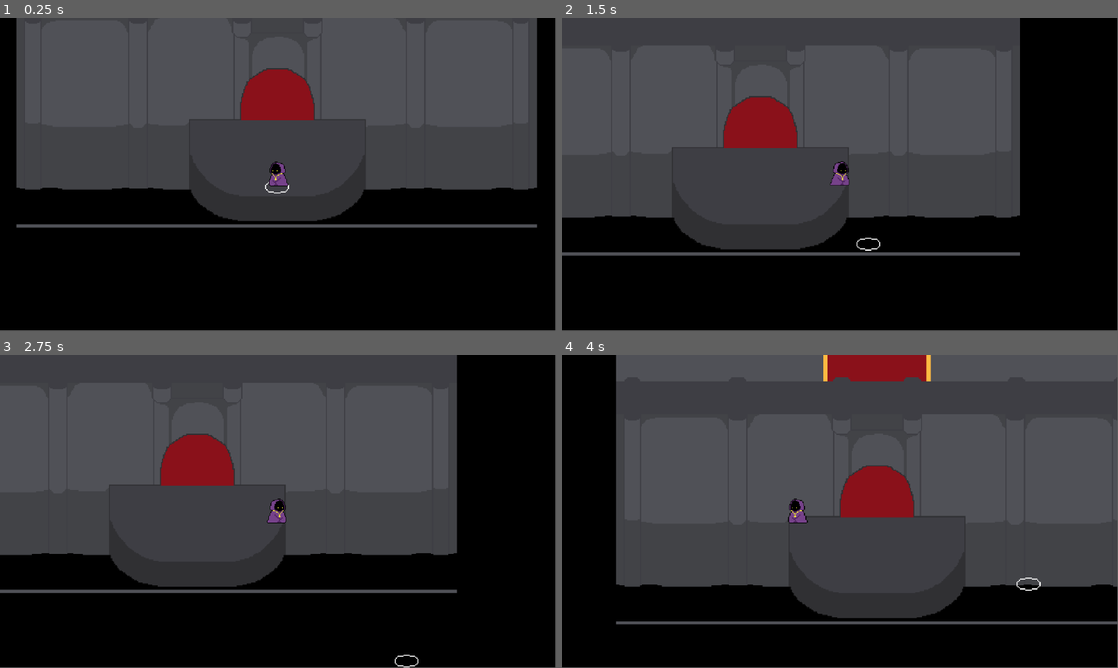
Above: before the commit, frames 1-4 (two rows, left to right).
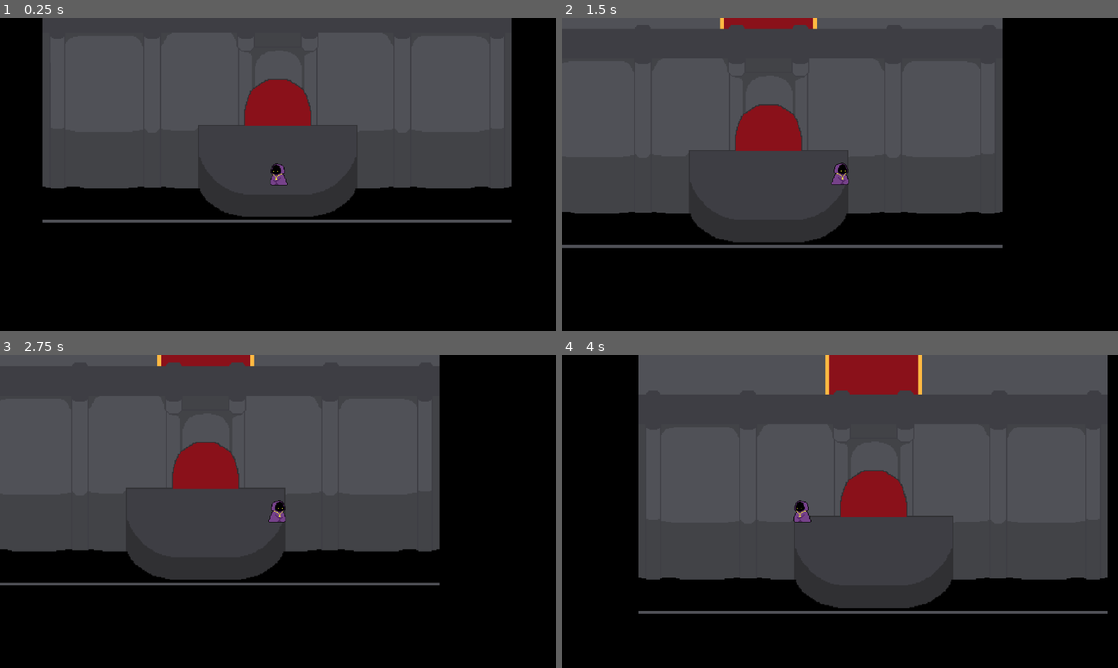
Above: after the commit, the same moments.

Repository: FavourAdekola/The-MathMagician
Game: Godot game, scene res://Scenes/starting_level.tscn
Same seed, same stepped clock (60 frames per second), same inputs: the game is played once before the commit and once after it. The project has no main scene, so this scene is started directly.
Inputs:
- Up to frame 1 (0.25 s): no input
- Up to frame 2 (1.5 s): tap Enter at 0.5 s; hold D (move_right) 0.53-1.28 s; tap Space (dash) at 0.6, 1.35 s; hold S (move_down) from 1.28 s (still down)
- Up to frame 3 (2.75 s): release S (move_down) at 2.03 s; hold D (move_right) from 2.03 s (still down); tap Space (dash) at 2.1 s
- Up to frame 4 (4 s): release D (move_right) at 2.78 s; hold W (move_up) 2.78-3.53 s; tap Space (dash) at 2.85, 3.6 s; hold A (move_left) from 3.53 s (still down)
In our replay, the window is 799x449 before the commit and 800x450 after it. These sizes can differ from the game's own. Grey fills any space a smaller window leaves; there, only what the larger window draws over its background counts as a difference.

The runs differ from the first frame. In frame 1, 9.1% of the frame differs, in the area x 2-97%, y 0-68%; in frame 2, 6.6%; in frame 3, 6.5%; in frame 4, 9.7%, in the area x 9-100%, y 0-86%.

Commit message:
FIX UI and Player

Diff:
--- a/Scenes/library_level.tscn
+++ b/Scenes/library_level.tscn
@@ -76,6 +76,13 @@
 sources/0 = SubResource("TileSetAtlasSource_qhfdr")
 sources/2 = SubResource("TileSetAtlasSource_e7d7c")
 
+[sub_resource type="Gradient" id="Gradient_k7pbl"]
+offsets = PackedFloat32Array(0, 0.153846)
+colors = PackedColorArray(1, 0.666667, 0, 1, 1, 1, 1, 0)
+
+[sub_resource type="GradientTexture1D" id="GradientTexture1D_1wht2"]
+gradient = SubResource("Gradient_k7pbl")
+
 [sub_resource type="RectangleShape2D" id="RectangleShape2D_dw2ta"]
 size = Vector2(24, 28)
 
@@ -114,7 +121,7 @@
 cell_quadrant_size = 32
 format = 2
 layer_0/y_sort_enabled = true
-layer_0/tile_data = PackedInt32Array(0, 65538, 1, 1, 65538,  …(5441 unchanged characters)…  3, 393236, 65538, 3, 458772, 65538, 3, 524308, 65538, 3, 589844, 65538, 3, 655380, 65538, 3, 720916, 65538, 3, 786452, 65538, 3, 8519 …(242 unchanged characters)…
+layer_0/tile_data = PackedInt32Array(0, 65538, 1, 1, 65538,  …(5441 unchanged characters)…  3, 393236, 65538, 3, 458772, 65538, 3, 720916, 65538, 3, 786452, 65538, 3, 8519 …(242 unchanged characters)…
 
 [node name="Decoration" type="TileMap" parent="."]
 y_sort_enabled = true
@@ -134,6 +141,13 @@
 layer_0/y_sort_enabled = true
 layer_0/tile_data = PackedInt32Array(262161, 131074, 0, 327697, 131074, 0, 393233, 131074, 0, 393235, 131074, 0, 327699 …(405 unchanged characters)…
 
+[node name="Light" type="Polygon2D" parent="."]
+position = Vector2(639, 32)
+rotation = 3.14159
+scale = Vector2(1, -1)
+texture = SubResource("GradientTexture1D_1wht2")
+polygon = PackedVector2Array(0, 224, 0, 319.333, 33.3333, 322, 32.6667, 222)
+
 [node name="Book" type="Area2D" parent="."]
 position = Vector2(30, 390)
 
@@ -178,4 +192,10 @@
 scale = Vector2(0.75, 0.75)
 direction = Vector2(0, 1)
 
+[node name="Polygon2D" type="Polygon2D" parent="."]
+position = Vector2(0, -1)
+color = Color(0.243137, 0.243137, 0.266667, 1)
+polygon = PackedVector2Array(640, 257, 672, 257, 672, 353, 640, 353)
+
+[connection signal="body_entered" from="Book" to="." method="_on_book_body_entered"]
 [connection signal="body_entered" from="Areas/Trigger_Destructibles" to="." method="_on_trigger_destructibles_body_entered"]
--- a/Scenes/player.tscn
+++ b/Scenes/player.tscn
@@ -1,8 +1,11 @@
-[gd_scene load_steps=5 format=3 uid="uid://baw2nycjbf8fe"]
+[gd_scene load_steps=6 format=3 uid="uid://baw2nycjbf8fe"]
 
 [ext_resource type="Script" path="res://Scripts/player.gd" id="1_ydvmm"]
 [ext_resource type="Texture2D" uid="uid://dtquwfctumla2" path="res://Assets/Sprites/player.png" id="2_3ylkg"]
 [ext_resource type="Texture2D" uid="uid://bldt26r41i64r" path="res://Assets/Sprites/Book Icon.png" id="3_hm6qw"]
+
+[sub_resource type="RectangleShape2D" id="RectangleShape2D_m4xus"]
+size = Vector2(23, 28)
 
 [sub_resource type="CapsuleShape2D" id="CapsuleShape2D_tbilt"]
 radius = 9.0
@@ -10,6 +13,25 @@
 
 [node name="Player" type="CharacterBody2D"]
 script = ExtResource("1_ydvmm")
+
+[node name="CanvasLayer" type="CanvasLayer" parent="."]
+follow_viewport_enabled = true
+
+[node name="BookIcon" type="TextureRect" parent="CanvasLayer"]
+texture_filter = 1
+offset_left = 274.0
+offset_top = -181.0
+offset_right = 306.0
+offset_bottom = -149.0
+scale = Vector2(2, 2)
+texture = ExtResource("3_hm6qw")
+
+[node name="Area2D" type="Area2D" parent="CanvasLayer/BookIcon"]
+position = Vector2(16, 16)
+
+[node name="CollisionShape2D" type="CollisionShape2D" parent="CanvasLayer/BookIcon/Area2D"]
+position = Vector2(0.5, 0)
+shape = SubResource("RectangleShape2D_m4xus")
 
 [node name="Sprite2D" type="Sprite2D" parent="."]
 texture_filter = 1
@@ -37,13 +59,6 @@
 zoom = Vector2(1.5, 1.5)
 position_smoothing_enabled = true
 
-[node name="Sprite2D" type="Sprite2D" parent="Camera2D"]
-visible = false
-texture_filter = 1
-position = Vector2(340, -180)
-scale = Vector2(2, 2)
-texture = ExtResource("3_hm6qw")
-
 [node name="DashTimer" type="Timer" parent="."]
 wait_time = 0.5
 one_shot = true
--- a/Scenes/starting_level.tscn
+++ b/Scenes/starting_level.tscn
@@ -1,21 +1,28 @@
-[gd_scene load_steps=13 format=3 uid="uid://l0ivw6xefy5i"]
+[gd_scene load_steps=14 format=3 uid="uid://l0ivw6xefy5i"]
 
 [ext_resource type="Texture2D" uid="uid://dm6wp5qr0pj5f" path="res://Assets/Sprites/Castle Floor.png" id="1_7o7ja"]
 [ext_resource type="Texture2D" uid="uid://snlmwhfgpqqm" path="res://Assets/Sprites/Castle Floor Open.png" id="1_fhvnb"]
 [ext_resource type="Texture2D" uid="uid://dwmh2bohjoqhh" path="res://Assets/Sprites/Castle Wall.png" id="2_eenn1"]
-[ext_resource type="Script" path="res://Scripts/CharacterMarker.gd" id="3_eq5be"]
-[ext_resource type="Texture2D" uid="uid://lg55tqdqwjba" path="res://Assets/Sprites/Character Marker.png" id="4_ofixa"]
 [ext_resource type="PackedScene" uid="uid://baw2nycjbf8fe" path="res://Scenes/player.tscn" id="5_ibpnf"]
 
 [sub_resource type="RectangleShape2D" id="RectangleShape2D_r66nj"]
 size = Vector2(73.3333, 12.6667)
 
 [sub_resource type="RectangleShape2D" id="RectangleShape2D_th5sl"]
-size = Vector2(480.667, 20)
+size = Vector2(208, 20)
 
-[sub_resource type="CapsuleShape2D" id="CapsuleShape2D_pey2u"]
-radius = 1.0
-height = 23.0
+[sub_resource type="RectangleShape2D" id="RectangleShape2D_nk8tj"]
+size = Vector2(20, 98)
+
+[sub_resource type="RectangleShape2D" id="RectangleShape2D_nb54a"]
+size = Vector2(53.3333, 95.3334)
+
+[sub_resource type="Gradient" id="Gradient_jt37h"]
+offsets = PackedFloat32Array(0, 0.153846)
+colors = PackedColorArray(1, 0.666667, 0, 1, 1, 1, 1, 0)
+
+[sub_resource type="GradientTexture1D" id="GradientTexture1D_bolyn"]
+gradient = SubResource("Gradient_jt37h")
 
 [sub_resource type="Animation" id="Animation_pikps"]
 resource_name = "Door Opens"
@@ -75,42 +82,58 @@
 texture = ExtResource("2_eenn1")
 centered = false
 
-[node name="StaticBody2D" type="StaticBody2D" parent="Main Room"]
+[node name="Wall Colliders" type="StaticBody2D" parent="Main Room"]
 
-[node name="CollisionPolygon2D" type="CollisionPolygon2D" parent="Main Room/StaticBody2D"]
+[node name="CollisionPolygon2D" type="CollisionPolygon2D" parent="Main Room/Wall Colliders"]
 position = Vector2(0.666667, 0.666667)
 polygon = PackedVector2Array(206, 508, 206, 380, -1.33333, 380, -0.666667, 571.333, 158.667, 571.333, 203.333, 601.333, 277.333, 601.333, 277.333, 577.333, 201.333, 577.333, 160, 541.333, 160, 508)
 
-[node name="CollisionPolygon2D2" type="CollisionPolygon2D" parent="Main Room/StaticBody2D"]
+[node name="CollisionPolygon2D2" type="CollisionPolygon2D" parent="Main Room/Wall Colliders"]
 position = Vector2(480.667, 0.666667)
 scale = Vector2(-1, 1)
 polygon = PackedVector2Array(206, 508, 206, 380, -1.33333, 380, -0.666667, 571.333, 158.667, 571.333, 203.333, 601.333, 277.333, 601.333, 277.333, 577.333, 201.333, 577.333, 160, 541.333, 160, 508)
 
-[node name="Gate" type="CollisionShape2D" parent="Main Room/StaticBody2D"]
+[node name="Gate" type="CollisionShape2D" parent="Main Room/Wall Colliders"]
 position = Vector2(239.333, 121)
 shape = SubResource("RectangleShape2D_r66nj")
 
-[node name="Wall" type="CollisionShape2D" parent="Main Room/StaticBody2D"]
-position = Vector2(239.667, 117.333)
+[node name="Wall" type="CollisionShape2D" parent="Main Room/Wall Colliders"]
+position = Vector2(102.667, 117.333)
 shape = SubResource("RectangleShape2D_th5sl")
 
-[node name="CharacterMarker" type="CharacterBody2D" parent="."]
-texture_filter = 1
-position = Vector2(361, 838)
-scale = Vector2(1.5, 1.5)
-script = ExtResource("3_eq5be")
+[node name="Wall2" type="CollisionShape2D" parent="Main Room/Wall Colliders"]
+position = Vector2(378, 117.333)
+shape = SubResource("RectangleShape2D_th5sl")
 
-[node name="Sprite2D" type="Sprite2D" parent="CharacterMarker"]
-texture_filter = 1
-position = Vector2(-0.5, 6)
-texture = ExtResource("4_ofixa")
+[node name="CollisionShape2D" type="CollisionShape2D" parent="Main Room/Wall Colliders"]
+position = Vector2(483.333, 175)
+shape = SubResource("RectangleShape2D_nk8tj")
 
-[node name="CollisionShape2D" type="CollisionShape2D" parent="CharacterMarker"]
-visible = false
-position = Vector2(0, 11)
-rotation = 1.5708
-shape = SubResource("CapsuleShape2D_pey2u")
-disabled = true
+[node name="CollisionShape2D2" type="CollisionShape2D" parent="Main Room/Wall Colliders"]
+position = Vector2(-1.33331, 175)
+shape = SubResource("RectangleShape2D_nk8tj")
+
+[node name="CollisionShape2D3" type="CollisionShape2D" parent="Main Room/Wall Colliders"]
+position = Vector2(-1.33331, 368)
+shape = SubResource("RectangleShape2D_nk8tj")
+
+[node name="CollisionShape2D4" type="CollisionShape2D" parent="Main Room/Wall Colliders"]
+position = Vector2(482.667, 368)
+shape = SubResource("RectangleShape2D_nk8tj")
+
+[node name="CollisionShape2D5" type="CollisionShape2D" parent="Main Room/Wall Colliders"]
+position = Vector2(482.667, 271.333)
+shape = SubResource("RectangleShape2D_nk8tj")
+
+[node name="Entrance" type="Area2D" parent="Main Room"]
+
+[node name="CollisionShape2D" type="CollisionShape2D" parent="Main Room/Entrance"]
+position = Vector2(-26.6667, 271.667)
+shape = SubResource("RectangleShape2D_nb54a")
+
+[node name="Light" type="Polygon2D" parent="Main Room"]
+texture = SubResource("GradientTexture1D_bolyn")
+polygon = PackedVector2Array(0, 224, 0, 319.333, 33.3333, 322, 32.6667, 222)
 
 [node name="Player" parent="." instance=ExtResource("5_ibpnf")]
 position = Vector2(361, 838)
--- /dev/null
+++ b/Scripts/global_variables.gd
@@ -0,0 +1,7 @@
+extends Node
+
+var book_visible = false
+var addition = false
+var subtraction = false
+var multiplication  = false
+var division = false
--- a/Scripts/library_level.gd
+++ b/Scripts/library_level.gd
@@ -24,3 +24,10 @@
 func _on_trigger_destructibles_body_entered(body):
 	if body.name == "Player":
 		anim.play("Fall Off Destructibles")
+
+
+func _on_book_body_entered(body):
+	if body.name == "Player":
+		GlobalVar.book_visible = true
+		GlobalVar.addition = true
+		$Book.queue_free()
--- a/Scripts/player.gd
+++ b/Scripts/player.gd
@@ -4,6 +4,7 @@
 @onready var dash_time = $DashTimer
 @onready var dash_dur = $DashLength
 @onready var collision = $CollisionShape2D
+@onready var book = $CanvasLayer/BookIcon
 
 const GRAVITY  = 1000.0
 
@@ -25,7 +26,7 @@
 
 
 func _physics_process(delta):
-	print(direction)
+	#update_book()
 	if can_move:
 		direction.x = Input.get_action_strength("move_right") - Input.get_action_strength("move_left")
 		direction.y = Input.get_action_strength("move_down") - Input.get_action_strength("move_up")
@@ -80,3 +81,7 @@
 func fin_cutscene():
 	can_move = true
 	collision.disabled = false
+
+func update_book():
+	book.visible = GlobalVar.book_visible
+	book.get_node("Area2D/CollisionShape2D").disabled = GlobalVar.book_visible
--- a/project.godot
+++ b/project.godot
@@ -15,9 +15,16 @@
 boot_splash/bg_color=Color(0, 0, 0, 1)
 config/icon="res://icon.svg"
 
+[autoload]
+
+GlobalVar="*res://Scripts/global_variables.gd"
+
 [display]
 
+window/size/viewport_width=1280
+window/size/viewport_height=720
 window/size/always_on_top=true
+window/stretch/mode="viewport"
 
 [editor]
 
Not shown: 1 places in Scenes/library_level.tscn that only renumber resources
